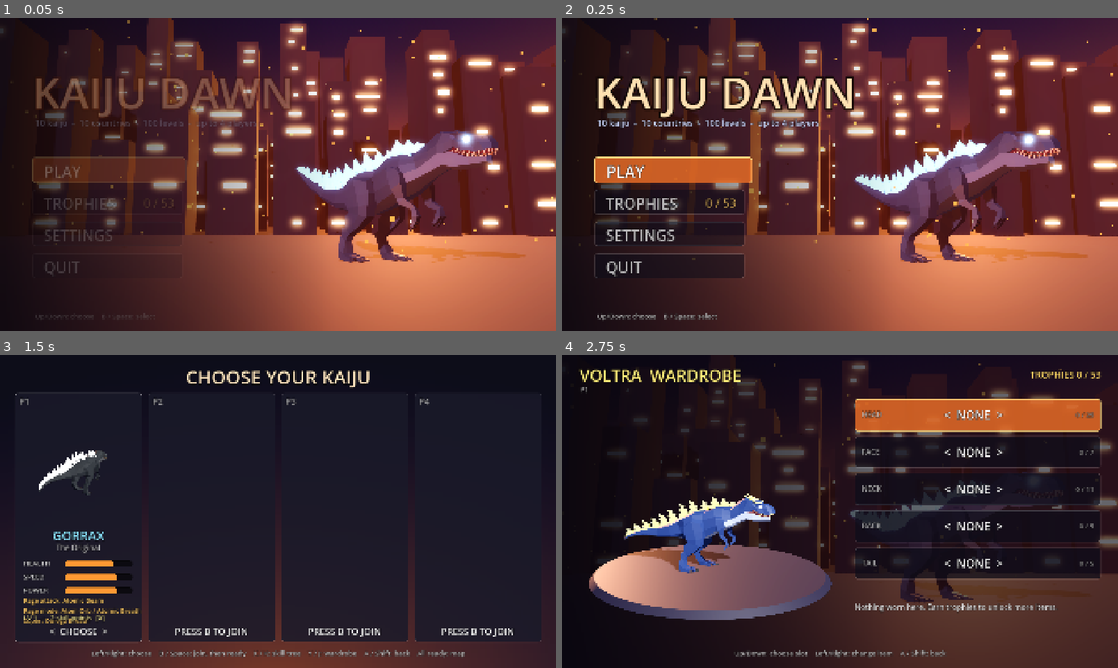
Above: before the commit, frames 1-4 (two rows, left to right).
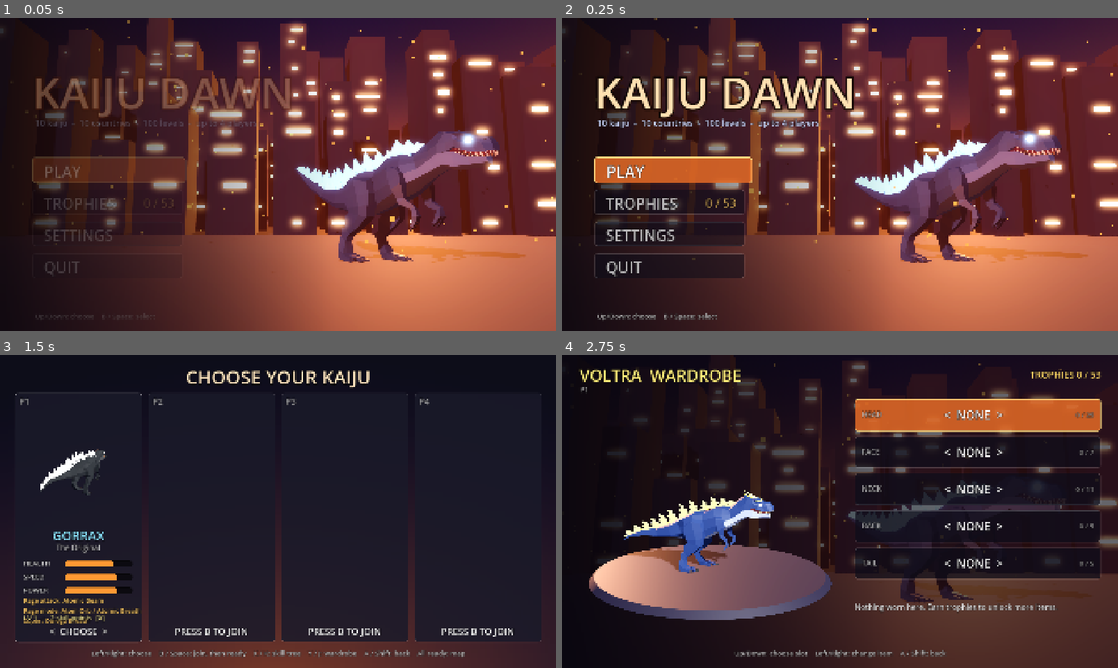
Above: after the commit, the same moments.

Repository: returnnull/MonsterWars
Game: Godot game, scene res://scenes/menu.tscn
The game is run twice, just before and just after one commit, with the same random seed, the same clock (stepped at 60 frames per second) and the same inputs.
Inputs (mouse positions are in pixels of both pictures, inside the frame that each line leads up to):
- Up to frame 1 (0.05 s): no input
- Up to frame 2 (0.25 s): no input
- Up to frame 3 (1.5 s): tap Enter at 0.5 s; move the mouse to (400, 495) at 0.52 s; hold D (p0_move_right) 0.53-1.25 s; hold Space (jump) 0.53-1.25 s; click (400, 495) at 0.67 s; tap B at 1.25 s; drag from (166, 527) to (250, 574) at 1.27 s
- Up to frame 4 (2.75 s): tap B at 2 s; move the mouse to (895, 442) at 2.02 s; hold D (p0_move_right) from 2.03 s (still down); hold J (p0_light) from 2.03 s (still down); tap Space (jump) at 2.3 s

The runs differ from the first frame. In frame 1, 0.3% of the frame differs, in the area x 54-90%, y 35-61%; in frame 2, 0.7%, in the area x 52-95%, y 35-77%; in frame 3, 0.1%; in frame 4, 0.7%.

Commit message:
Smoother, more natural hero animations
Walk and Run now share one stride and blend by speed, with playback
matched to the ground speed. Hind feet stay planted while they carry
weight (two-bone IK), and a skeleton modifier adds secondary motion:
head leads and tail trails turns, the tail swings and whips on jumps and
landings, the body leans into speeding up and braking, hits make it
flinch, and idle heroes breathe and look around. Attack restarts
crossfade. tests/anim_lab.tscn records a routine to judge it.

Co-Authored-By: Claude Opus 5.5 (1M context) <noreply@anthropic.com>
Claude-Session: https://claude.ai/code/session_01LbaBaYcJndehxcaqYpQHwY

Diff:
--- a/scripts/glb_kaiju_model.gd
+++ b/scripts/glb_kaiju_model.gd
@@ -6,10 +6,40 @@
 ## Idle, Walk, Run, Attack and Jump. Lean tilts the whole body, glow drives
 ## the emissive spikes and eye_glow the eyes. Faces +X with its origin at the
 ## feet, like KaijuModel.
+##
+## The animations are mixed by an AnimationTree that this script poses by
+## hand every frame: Walk and Run share one stride phase and blend by speed,
+## and their playback rate follows the ground speed so the feet don't slide.
+## On top of that a skeleton modifier adds secondary motion: the head leads
+## and the tail trails turns, the tail swings with the stride and whips on
+## jumps and landings, the upper body leans into speeding up and braking,
+## hits make it flinch, and when idle it breathes and looks around.
 
 ## World units per glTF unit; the T-Rex is about 15 units tall in the file.
 const MODEL_SCALE := 0.31
-const BLEND := 0.15
+## Ground speed (world units/s at size 1) the Walk and Run animations cover
+## at normal playback, from how fast a planted foot moves back. Walk blends
+## into Run between RUN_FROM and RUN_TO.
+const WALK_GROUND_SPEED := 4.5
+const RUN_GROUND_SPEED := 10.5
+const RUN_FROM := 5.0
+const RUN_TO := 8.5
+## The player's full speed; walk_amount 1 means this many units/s.
+const FULL_SPEED := 9.5
+const ATTACK_SPEED := 1.4
+## How fast (1/s) each layer fades in and out.
+const FADE := {"move": [14.0, 8.0], "jump": [30.0, 10.0], "atk": [26.0, 9.0]}
+## Springs for the secondary motion: frequency (rad/s) and damping ratio.
+const SEC_SPRINGS := {"tail_y": [7.0, 0.45], "tail_z": [8.0, 0.4], "flinch": [16.0, 0.35], "accel": [9.0, 0.7]}
+## Foot planting: a hind foot this close to the ground (world units at size
+## 1) that isn't swinging forward is held where it touched down, and the
+## leg bends to reach it, so the feet grip the ground instead of sliding.
+## It lets go when the foot lifts, or once it would be pulled too far.
+const FOOT_CONTACT := 0.14
+const FOOT_MAX_PULL := 1.3
+const LEGS := [["BackUpLeg.L", "BackLowLeg.L", "BackLowLeg.L_end"], ["BackUpLeg.R", "BackLowLeg.R", "BackLowLeg.R_end"]]
+const TAIL_BONES := ["Tail1", "Tail2", "Tail3", "Tail4", "Tail5"]
+const SPINE_BONES := ["Hips", "Torso", "Shoulders", "Neck", "Head"]
 ## Where cosmetics sit (see Cosmetics): the bone they ride on, the anchor's
 ## position in model space (rest pose, size 1.0) and its tilt about Z in
 ## degrees. The neck frame leans with the neck, so its Y runs along it.
@@ -29,13 +59,37 @@
 var _glow_base: Array[float] = []
 var _skin_mats: Array[StandardMaterial3D] = []
 var _eyes: Array[StandardMaterial3D] = []
-var _playing := ""
+var _tree: AnimationTree
+var _len := {}
 var _skel: Skeleton3D
 var _body_bone := -1
 var _body_rest := 0.0
 ## Landing: time into the Jump animation's touchdown part (< 0 when not landing).
 var _land_t := -1.0
 var _jump_t := 0.0
+var _jumping := false
+## Layer weights in the tree: move (idle -> gait), run (walk -> run),
+## jump and atk (attack over everything).
+var _wt := {"move": 0.0, "run": 0.0, "jump": 0.0, "atk": 0.0, "slot": 0.0}
+var _speed := 0.0  # smoothed ground speed, world units/s at size 1
+var _stride := 0.0  # gait phase, 0-1 per stride
+var _idle_t := 0.0
+## Two attack slots, so an attack that starts over crossfades from the old one.
+var _atk_t := [0.0, 0.0]
+var _atk_slot := 0
+var _striking := false
+## Secondary motion springs: value and velocity per channel; the tail ones
+## are chains, one entry per tail bone.
+var _sec := {}
+var _sec_v := {}
+var _bones := {}  # bone name -> index
+var _skel_basis := Basis()  # skeleton space -> model space
+var _sec_rots := {}  # bone name -> extra rotation, see _secondary()
+var _legs: Array = []  # [thigh, shin, foot end] bone indices per hind leg
+var _foot_lock: Array = [null, null]  # world spot a planted foot holds
+var _foot_off: Array = [Vector3.ZERO, Vector3.ZERO]  # world pull toward it
+var _foot_prev: Array = [Vector3.ZERO, Vector3.ZERO]  # model-space foot, last frame
+var _dt := 0.0
 
 ## Parts of the Jump animation (seconds): crouch, push off, tucked in the
 ## air at the apex, legs reaching down, and the landing crouch and recovery.
@@ -74,16 +128,28 @@
 	_inst.rotation.y = PI / 2
 	_inst.scale = Vector3.ONE * MODEL_SCALE
 	_anim = _find(_inst, "AnimationPlayer") as AnimationPlayer
-	if _anim:
-		for n in ["Idle", "Walk", "Run"]:
-			if _anim.has_animation(n):
-				_anim.get_animation(n).loop_mode = Animation.LOOP_LINEAR
 	var skel := _find(_inst, "Skeleton3D") as Skeleton3D
 	_skel = skel
 	if skel:
 		_body_bone = skel.find_bone("Body")
 		if _body_bone >= 0:
 			_body_rest = _body_y(skel.get_bone_global_rest(_body_bone).origin)
+		for b in TAIL_BONES + SPINE_BONES:
+			_bones[b] = skel.find_bone(b)
+		for leg in LEGS:
+			var ids: Array = leg.map(func(b: String) -> int: return skel.find_bone(b))
+			if not ids.has(-1):
+				_legs.append(ids)
+		var n: Node = skel
+		while n != self and n is Node3D:
+			_skel_basis = (n as Node3D).basis * _skel_basis
+			n = n.get_parent()
+		_skel_basis = _skel_basis.orthonormalized()
+		var mod := Secondary.new()
+		mod.model = self
+		skel.add_child(mod)
+	if _anim:
+		_build_tree()
 	_collect_materials(_inst)
 	# Pivots the player uses: the right hand holds weapons, the snout fires beams.
 	var hand := _attach(skel, "FrontFoot.R")
@@ -94,7 +160,8 @@
 		var s := (hand.get_parent() as Node3D).global_basis.get_scale().x
 		if s > 0.0:
 			hand.scale = Vector3.ONE * global_basis.get_scale().x / s
-	_play("Idle")
+	if _tree:
+		_tree.advance(0.0)
 
 
 ## Hangs the anchor on its bone so that, in the rest pose, it sits at the
@@ -138,67 +205,85 @@
 	var tilt := clampf(_vy * 0.012, -0.22, 0.22) if airborne else 0.0
 	_lean.rotation.z = -float(_cur["lean"]) * 0.45 + tilt
 	_inst.position.y = 0.0
-	if _anim:
+	if _tree:
 		_pick_animation(delta)
+		_sec_rots = _secondary(delta)
+		_dt = delta
 	_update_glb_glow(delta)
 
 
+## Sets the time of each animation and the weight of each layer (moving,
+## running, jumping, attacking), then poses the tree.
 func _pick_animation(delta: float) -> void:
 	var striking: bool = arm_r > 1.3 or arm_l > 1.3 or jaw > 0.5
+	var jump_t := -1.0
 	if striking:
 		_land_t = -1.0
-		if _playing != "Attack":
-			_play("Attack", 0.08)
-			_anim.speed_scale = 1.4
-		elif jaw > 0.9 and _anim.current_animation_position > _anim.current_animation_length * 0.45:
-			_anim.speed_scale = 0.0  # hold the mouth open for beams and roars
-		elif not _anim.is_playing():
-			_play("Attack", 0.0)
-		return
-	# Jumps are posed by hand from the Jump animation: crouch, push off,
-	# tuck at the top, reach down while falling, then crouch on touchdown.
-	if airborne or crouch > 0.01:
-		var t := JUMP_CROUCH * crouch
-		if airborne:
-			t = JUMP_APEX - clampf(_vy / 17.0, -1.0, 1.0) * (JUMP_APEX - JUMP_RISE)
-		_jump_t = lerpf(_jump_t, t, 1.0 - exp(-18.0 * delta)) if _playing == "Jump" else t
-		_hold_jump(_jump_t)
-		_land_t = -1.0
-		return
-	if _land_t >= 0.0:
-		_land_t += delta * 1.5
-		# Walking off cuts the recovery short.
-		if _land_t < JUMP_END and not (_walk > 0.3 and _land_t > JUMP_LAND + 0.15):
-			_hold_jump(_land_t)
-			return
-		_land_t = -1.0
-	if _walk > 0.08:
-		var fast := walk_amount * walk_speed > 0.8
-		_play("Run" if fast else "Walk")
-		_anim.speed_scale = clampf(walk_amount * walk_speed * (1.0 if fast else 1.6), 0.6, 1.8)
-	else:
-		_play("Idle")
-		_anim.speed_scale = 1.0
-
-
-func land(hard: float) -> void:
-	super.land(hard)
-	if _playing == "Jump":
-		_land_t = JUMP_LAND
-
-
-## Shows the Jump animation frozen at `t`. Its own upward root motion is
-## taken out, since the body already flies through the air.
-func _hold_jump(t: float) -> void:
-	if not _anim.has_animation("Jump"):
-		return
-	if _playing != "Jump":
-		_playing = "Jump"
-		_anim.play("Jump", 0.06)
-	_anim.speed_scale = 0.0
-	_anim.seek(t, true)
-	if _body_bone >= 0:
-		var lift := _body_y(_skel.get_bone_global_pose(_body_bone).origin) - _body_rest
+		var alen: float = _len.get("Attack", 1.0)
+		if not _striking or _atk_t[_atk_slot] >= alen:
+			# A new strike (or the old one ran out): start over in the other
+			# slot so the restart crossfades.
+			_atk_slot = 1 - _atk_slot if _wt["atk"] > 0.05 else _atk_slot
+			_atk_t[_atk_slot] = 0.0
+		elif not (jaw > 0.9 and _atk_t[_atk_slot] > alen * 0.45):  # hold the mouth open for beams and roars
+			_atk_t[_atk_slot] += delta * ATTACK_SPEED
+	elif _wt["atk"] > 0.0:
+		# Let the strike play on while it fades out.
+		_atk_t[_atk_slot] = minf(_atk_t[_atk_slot] + delta * ATTACK_SPEED, _len.get("Attack", 1.0))
+	_striking = striking
+	if not striking:
+		# Jumps are posed by hand from the Jump animation: crouch, push off,
+		# tuck at the top, reach down while falling, then crouch on touchdown.
+		if airborne or crouch > 0.01:
+			var t := JUMP_CROUCH * crouch
+			if airborne:
+				t = JUMP_APEX - clampf(_vy / 17.0, -1.0, 1.0) * (JUMP_APEX - JUMP_RISE)
+			_jump_t = lerpf(_jump_t, t, 1.0 - exp(-18.0 * delta)) if _jumping else t
+			jump_t = _jump_t
+			_land_t = -1.0
+		elif _land_t >= 0.0:
+			_land_t += delta * 1.5
+			# Walking off cuts the recovery short.
+			if _land_t < JUMP_END and not (_walk > 0.3 and _land_t > JUMP_LAND + 0.15):
+				jump_t = _land_t
+			else:
+				_land_t = -1.0
+	_jumping = jump_t >= 0.0
+	if _jumping:
+		_jump_t = jump_t
+
+	# Locomotion: the ground speed sets the walk/run mix and how fast the
+	# shared stride phase runs, so the planted feet move with the ground.
+	var target := walk_amount * walk_speed * FULL_SPEED / maxf(scale.x, 0.01)
+	_speed = lerpf(_speed, target, 1.0 - exp(-(12.0 if target > _speed else 8.0) * delta))
+	var run := smoothstep(RUN_FROM, RUN_TO, _speed)
+	var stride := lerpf(WALK_GROUND_SPEED * _len.get("Walk", 1.0), RUN_GROUND_SPEED * _len.get("Run", 1.0), run)
+	var move := clampf(target / 1.5, 0.0, 1.0)
+	# Keep stepping while the gait fades out, so it settles instead of freezing mid-stride.
+	_stride = fposmod(_stride + delta * maxf(_speed, 2.5 * _wt["move"]) / stride, 1.0)
+	_idle_t += delta
+	_fade("move", move, delta)
+	_wt["run"] = run
+	_fade("jump", 1.0 if _jumping else 0.0, delta)
+	_fade("atk", 1.0 if striking else 0.0, delta)
+	_wt["slot"] = move_toward(_wt["slot"], float(_atk_slot), delta / 0.08)
+
+	_tree.set("parameters/move/blend_amount", _wt["move"])
+	_tree.set("parameters/run/blend_amount", _wt["run"])
+	_tree.set("parameters/jump/blend_amount", _wt["jump"])
+	_tree.set("parameters/atk/blend_amount", _wt["atk"])
+	_tree.set("parameters/slot/blend_amount", _wt["slot"])
+	_seek("Idle", fposmod(_idle_t, _len.get("Idle", 1.0)))
+	_seek("Walk", _stride * _len.get("Walk", 1.0))
+	_seek("Run", _stride * _len.get("Run", 1.0))
+	_seek("Jump", _jump_t)
+	_seek("Attack", _atk_t[0])
+	_seek("Attack2", _atk_t[1])
+	_tree.advance(0.0)
+	if _wt["jump"] > 0.01 and _body_bone >= 0:
+		# The Jump animation's own upward motion is taken out, since the
+		# body already flies through the air.
+		var lift: float = _body_y(_skel.get_bone_global_pose(_body_bone).origin) - _body_rest
 		_inst.position.y = -maxf(lift, 0.0)
 
 
@@ -207,13 +292,147 @@
 	return _lean.to_local(_skel.to_global(p)).y
 
 
-func _play(n: String, blend: float = BLEND) -> void:
-	if not _anim.has_animation(n):
+func _fade(layer: String, target: float, delta: float) -> void:
+	var rates: Array = FADE[layer]
+	var rate: float = rates[0] if target > _wt[layer] else rates[1]
+	_wt[layer] = lerpf(_wt[layer], target, 1.0 - exp(-rate * delta))
+	if absf(_wt[layer] - target) < 0.002:
+		_wt[layer] = target
+
+
+func _seek(n: String, t: float) -> void:
+	_tree.set("parameters/t_%s/seek_request" % n, maxf(t, 0.0))
+
+
+func land(hard: float) -> void:
+	super.land(hard)
+	if _jumping:
+		_land_t = JUMP_LAND
+	_kick("tail_z", 0.9 + hard * 0.8)
+
+
+func flash() -> void:
+	super.flash()
+	_kick("flinch", 7.0)
+
+
+## Builds the tree: Idle, Walk, Run, Jump and two Attack slots, each behind a
+## TimeSeek so _pick_animation sets their times, mixed by Blend2 layers.
+func _build_tree() -> void:
+	var lib := _anim.get_animation_library("")
+	if lib == null:
 		return
-	if _playing == n and _anim.is_playing():
-		return
-	_playing = n
-	_anim.play(n, blend)
+	var bt := AnimationNodeBlendTree.new()
+	var clips := {"Idle": "Idle", "Walk": "Walk", "Run": "Run", "Jump": "Jump", "Attack": "Attack", "Attack2": "Attack"}
+	for n in clips:
+		if not lib.has_animation(clips[n]):
+			return
+		_len[n] = lib.get_animation(clips[n]).length
+		var a := AnimationNodeAnimation.new()
+		a.animation = clips[n]
+		bt.add_node(n, a)
+		var ts := AnimationNodeTimeSeek.new()
+		ts.explicit_elapse = false
+		bt.add_node("t_" + n, ts)
+		bt.connect_node("t_" + n, 0, n)
+	for layer in [["run", "t_Walk", "t_Run"], ["move", "t_Idle", "run"], ["jump", "move", "t_Jump"],
+			["slot", "t_Attack", "t_Attack2"], ["atk", "jump", "slot"]]:
+		bt.add_node(layer[0], AnimationNodeBlend2.new())
+		bt.connect_node(layer[0], 0, layer[1])
+		bt.connect_node(layer[0], 1, layer[2])
+	bt.connect_node("output", 0, "atk")
+	_tree = AnimationTree.new()
+	_tree.callback_mode_process = AnimationMixer.ANIMATION_CALLBACK_MODE_PROCESS_MANUAL
+	_tree.add_animation_library("", lib)
+	_tree.tree_root = bt
+	# Same parent as the player, so the tracks' paths resolve the same way.
+	_anim.get_parent().add_child(_tree)
+	_anim.stop()
+	_anim.active = false
+
+
+## Secondary motion, worked out after the tree has posed the skeleton:
+## advances the springs and returns, per bone, an extra rotation as a
+## model-space rotation vector (axis * angle). See Secondary.
+func _secondary(delta: float) -> Dictionary:
+	var out := {}
+	if _bones.is_empty():
+		return out
+	var idle: float = (1.0 - _wt["move"]) * (1.0 - _wt["atk"]) * (1.0 - _wt["jump"])
+	var mv: float = _wt["move"] * (1.0 - _wt["jump"])
+	var turn: float = _cur["turn"]
+	# Tail: a chain of springs, each chasing the one before, so motion
+	# travels down it. Sideways it trails turns and swings with the stride;
+	# up and down it lags the body's vertical motion.
+	var swing: float = sin(_stride * TAU - 0.6) * 0.05 * mv + sin(_t * 1.1) * 0.03 * idle
+	_chain("tail_y", -turn * 0.16 + swing, delta)
+	_chain("tail_z", clampf(_vy * 0.012, -0.3, 0.3) if airborne else 0.0, delta)
+	_spring("flinch", 0.0, delta)
+	# Leaning into speeding up and back when braking.
+	_spring("accel", clampf((walk_amount * walk_speed * FULL_SPEED / maxf(scale.x, 0.01) - _speed) * 0.03, -0.18, 0.14), delta)
+	var ty: Array = _sec["tail_y"]
+	var tz: Array = _sec["tail_z"]
+	var fl: float = _sec["flinch"]
+	for i in TAIL_BONES.size():
+		var k := 0.6 + 0.4 * i / (TAIL_BONES.size() - 1.0)
+		out[TAIL_BONES[i]] = Vector3(0, ty[i] * k, 0) + Vector3(0, 0, (tz[i] - fl * 0.25) * k)
+	# Spine: the head leads turns, the upper body leans with acceleration,
+	# a hit throws it back, and when idle it breathes and looks around.
+	var look: float = (sin(_t * 0.37) * 0.6 + sin(_t * 0.91 + 1.3) * 0.4) * 0.16 * idle
+	var nod: float = (sin(_t * 0.53 + 0.4) * 0.5 + 0.5) * 0.06 * idle
+	var breathe: float = sin(_t * 1.9) * 0.025 * idle
+	var acc: float = _sec["accel"]
+	var share := [0.25, 0.2, 0.15, 0.2, 0.2]
+	for i in SPINE_BONES.size():
+		var yaw: float = turn * 0.13 * share[i] * 5.0 * (0.4 + 0.6 * i / 4.0) + look * (0.0 if i < 3 else 0.5)
+		var pitch: float = -acc * share[i] + fl * 0.05 * share[i] * 5.0 + breathe * (1.0 if i < 3 else -0.5) \
+			- nod * (1.0 if i == 4 else 0.0) + (tz[0] * 0.25 if i >= 3 else 0.0)
+		out[SPINE_BONES[i]] = Vector3(0, yaw, pitch)
+	return out
+
+
+func _spring(key: String, target: float, delta: float) -> void:
+	var sp: Array = SEC_SPRINGS[key]
+	var x: float = _sec.get(key, 0.0)
+	var v: float = _sec_v.get(key, 0.0)
+	var steps := clampi(ceili(delta * 120.0), 1, 8)
+	var dt := delta / steps
+	for _i in steps:
+		v += (sp[0] * sp[0] * (target - x) - 2.0 * sp[1] * sp[0] * v) * dt
+		x += v * dt
+	_sec[key] = x
+	_sec_v[key] = v
+
+
+func _chain(key: String, target: float, delta: float) -> void:
+	var sp: Array = SEC_SPRINGS[key]
+	if not _sec.has(key):
+		_sec[key] = [0.0, 0.0, 0.0, 0.0, 0.0]
+		_sec_v[key] = [0.0, 0.0, 0.0, 0.0, 0.0]
+	var xs: Array = _sec[key]
+	var vs: Array = _sec_v[key]
+	var steps := clampi(ceili(delta * 120.0), 1, 8)
+	var dt := delta / steps
+	for _i in steps:
+		var goal := target
+		for j in xs.size():
+			var f: float = sp[0] * (1.0 - 0.1 * j)
+			vs[j] += (f * f * (goal - xs[j]) - 2.0 * sp[1] * f * vs[j]) * dt
+			xs[j] += vs[j] * dt
+			goal = xs[j]
+
+
+## Kicks a spring (or the first link of a chain) with velocity v.
+func _kick(key: String, v: float) -> void:
+	if not _sec_v.has(key):
+		if SEC_SPRINGS.has(key) and key.begins_with("tail"):
+			_chain(key, 0.0, 0.0)
+		else:
+			_sec_v[key] = 0.0
+	if _sec_v[key] is Array:
+		_sec_v[key][0] += v
+	else:
+		_sec_v[key] += v
 
 
 func _update_glb_glow(delta: float) -> void:
@@ -272,3 +491,83 @@
 		if r:
 			return r
 	return null
+
+
+## Holds planted hind feet in place (see FOOT_CONTACT). Runs in the skeleton
+## modifier, after the animation and the spine and tail motion.
+func _plant_feet(sk: Skeleton3D) -> void:
+	var w: float = 0.0 if airborne else _wt["move"] * (1.0 - _wt["jump"]) * (1.0 - _wt["atk"])
+	var xf := sk.global_transform
+	var size := global_basis.get_scale().y
+	for i in _legs.size():
+		var ids: Array = _legs[i]
+		var e: Vector3 = xf * sk.get_bone_global_pose(ids[2]).origin
+		var local := to_local(e)
+		var swing: float = (local.x - _foot_prev[i].x) / maxf(_dt, 0.001)
+		_foot_prev[i] = local
+		var down := e.y - global_position.y < FOOT_CONTACT * size
+		if w > 0.3 and down and (_foot_lock[i] != null or swing < 3.0 * size):
+			if _foot_lock[i] == null:
+				_foot_lock[i] = e
+			var off: Vector3 = _foot_lock[i] - e
+			off.y = 0.0
+			if off.length() > FOOT_MAX_PULL * size:
+				# Stride too long to hold: let the foot slip along.
+				off = off.limit_length(FOOT_MAX_PULL * size)
+				_foot_lock[i] = e + off
+			_foot_off[i] = off
+		else:
+			_foot_lock[i] = null
+			_foot_off[i] = (_foot_off[i] as Vector3).lerp(Vector3.ZERO, 1.0 - exp(-14.0 * _dt))
+		var pull: Vector3 = _foot_off[i] * minf(w * 1.5, 1.0)
+		if pull.length_squared() > 1e-6:
+			_reach(sk, ids, xf.affine_inverse() * (e + pull))
+
+
+## Two-bone IK: bends the knee so thigh and shin span the distance to
+## `target` (skeleton space), then swings the thigh to point the foot at it.
+func _reach(sk: Skeleton3D, ids: Array, target: Vector3) -> void:
+	var gt := sk.get_bone_global_pose(ids[0])
+	var gk := sk.get_bone_global_pose(ids[1])
+	var h := gt.origin
+	var k := gk.origin
+	var e := sk.get_bone_global_pose(ids[2]).origin
+	var a := h.distance_to(k)
+	var b := k.distance_to(e)
+	var n := (h - k).cross(e - k)
+	if a < 1e-4 or b < 1e-4 or n.length_squared() < 1e-10:
+		return
+	var c := clampf(h.distance_to(target), absf(a - b) + 0.01, a + b - 0.01)
+	var bend := Basis(n.normalized(), acos(clampf((a * a + b * b - c * c) / (2.0 * a * b), -1.0, 1.0)) - (h - k).angle_to(e - k))
+	var swing := Basis(Quaternion((k + bend * (e - k) - h).normalized(), (target - h).normalized()))
+	gt.basis = swing * gt.basis
+	gk.basis = swing * bend * gk.basis
+	gk.origin = h + swing * (k - h)
+	sk.set_bone_global_pose(ids[0], gt)
+	sk.set_bone_global_pose(ids[1], gk)
+
+
+## Adds GlbKaijuModel's secondary motion on top of the animated pose. Each
+## bone turns about model-space axes through its own origin, so a rotation
+## on a spine or tail bone bends everything after it.
+class Secondary extends SkeletonModifier3D:
+	var model: GlbKaijuModel
+
+	func _process_modification() -> void:
+		var sk := get_skeleton()
+		if sk == null or model == null:
+			return
+		var rots := model._sec_rots
+		var to_skel := model._skel_basis.inverse()
+		for b in rots:
+			var idx: int = model._bones.get(b, -1)
+			var r: Vector3 = rots[b]
+			if idx < 0 or r.length_squared() < 1e-8:
+				continue
+			var parent := sk.get_bone_parent(idx)
+			var pq := sk.get_bone_global_pose(parent).basis.get_rotation_quaternion() if parent >= 0 else Quaternion()
+			# Model-space rotation vector -> skeleton space -> the parent bone's space.
+			var axis := pq.inverse() * (to_skel * r)
+			var ang := axis.length()
+			sk.set_bone_pose_rotation(idx, Quaternion(axis / ang, ang) * sk.get_bone_pose_rotation(idx))
+		model._plant_feet(sk)
--- /dev/null
+++ b/tests/anim_lab.gd
@@ -0,0 +1,150 @@
+extends Node3D
+## Dev helper: plays a hero through a fixed routine (idle, slow walk, run,
+## stop, turn, jump, attacks) the way the player drives it, to judge the
+## animation. Record it with Godot's movie writer:
+##   xvfb-run godot --path . --write-movie /tmp/lab.avi --fixed-fps 30 res://tests/anim_lab.tscn
+## ANIM_HERO picks the hero (default 0).
+
+const SPEED := 9.5
+const GRAVITY := 38.0
+## [start time, walk amount, facing, action]
+const SCRIPT := [
+	[0.0, 0.0, 1, ""], [1.4, 0.35, 1, ""], [2.8, 0.68, 1, ""], [4.2, 1.0, 1, ""], [5.8, 0.0, 1, ""],
+	[6.8, 1.0, 1, ""], [7.6, 1.0, -1, ""], [8.8, 0.0, -1, ""], [9.6, 0.0, -1, "jump"], [11.0, 1.0, -1, "jump"],
+	[12.4, 0.0, -1, "attack"], [13.4, 0.0, -1, "attack"], [13.9, 0.0, -1, "attack"], [15.0, 1.0, 1, "hit"],
+	[16.0, 0.0, 1, ""], [17.0, 0.0, 1, "end"],
+]
+
+var model: KaijuModel
+var body := Node3D.new()
+var cam := Camera3D.new()
+var t := 0.0
+var _step := -1
+var _vy := 0.0
+var _squat := 0.0
+var _atk := 0.0
+var _yaw := 0.0
+var _facing := 1.0
+var _walk := 0.0
+## ANIM_LAB_SLIDE=1 prints, per step of the routine, how fast planted feet
+## slide over the ground (0 is perfect).
+var _slide := {}
+var _feet := {}
+var _skel: Skeleton3D
+var _att := {}
+
+
+func _ready() -> void:
+	Game.set_meta("no_save", true)
+	var env := WorldEnvironment.new()
+	env.environment = Environment.new()
+	env.environment.background_mode = Environment.BG_COLOR
+	env.environment.background_color = Color(0.55, 0.62, 0.7)
+	env.environment.ambient_light_color = Color(0.7, 0.72, 0.8)
+	env.environment.ambient_light_energy = 0.6
+	env.environment.tonemap_mode = Environment.TONE_MAPPER_FILMIC
+	add_child(env)
+	var sun := DirectionalLight3D.new()
+	sun.rotation = Vector3(-0.9, 0.5, 0)
+	sun.light_energy = 1.3
+	sun.shadow_enabled = true
+	add_child(sun)
+	var ground := MeshInstance3D.new()
+	var pm := PlaneMesh.new()
+	pm.size = Vector2(600, 60)
+	ground.mesh = pm
+	var gm := StandardMaterial3D.new()
+	gm.albedo_color = Color(0.45, 0.47, 0.42)
+	ground.material_override = gm
+	add_child(ground)
+	# Stripes every two units show whether the feet slide.
+	var sm := StandardMaterial3D.new()
+	sm.albedo_color = Color(0.25, 0.26, 0.23)
+	for i in 300:
+		var s := MeshInstance3D.new()
+		var bm := BoxMesh.new()
+		bm.size = Vector3(0.25, 0.02, 16)
+		s.mesh = bm
+		s.material_override = sm
+		s.position = Vector3(-300 + i * 2.0, 0.01, 0)
+		add_child(s)
+	add_child(body)
+	var h := Content.hero(int(OS.get_environment("ANIM_HERO")) if OS.get_environment("ANIM_HERO") != "" else 0)
+	model = GlbKaijuModel.for_hero(h, body)
+	model.scale = Vector3.ONE * float(h["size"])
+	_skel = model.find_children("*", "Skeleton3D", true, false)[0] if model.find_children("*", "Skeleton3D", true, false).size() > 0 else null
+	cam.fov = 40.0
+	add_child(cam)
+
+
+func _process(delta: float) -> void:
+	t += delta
+	while _step + 1 < SCRIPT.size() and t >= SCRIPT[_step + 1][0]:
+		_step += 1
+		var a: String = SCRIPT[_step][3]
+		if a == "end":
+			if OS.get_environment("ANIM_LAB_SLIDE") == "1":
+				for k in _slide:
+					print("step %s: planted feet slide %.2f u/s" % [k, _slide[k][0] / maxf(_slide[k][1], 1.0)])
+			get_tree().quit()
+			return
+		if a == "jump":
+			_squat = 0.1
+		elif a == "attack":
+			_atk = 0.35
+		elif a == "hit":
+			model.flash()
+	var cur: Array = SCRIPT[maxi(_step, 0)]
+	_walk = cur[1]
+	_facing = cur[2]
+	if _squat > 0.0:
+		_squat -= delta
+		if _squat <= 0.0:
+			_vy = 17.0
+	var airborne := body.position.y > 0.0 or _vy > 0.0
+	if airborne:
+		_vy -= GRAVITY * delta
+		body.position.y += _vy * delta
+		if body.position.y <= 0.0:
+			body.position.y = 0.0
+			model.land(clampf(-_vy / 25.0, 0.0, 1.6))
+			_vy = 0.0
+			airborne = false
+	var spd := _walk * SPEED
+	body.position.x += spd * _facing * delta
+	model.walk_amount = _walk if not airborne and _atk <= 0.0 else 0.0
+	model.airborne = airborne
+	model.crouch = 1.0 - _squat / 0.1 if _squat > 0.0 else 0.0
+	model.arm_r = 1.6 if _atk > 0.0 else 0.25
+	_atk = maxf(_atk - delta, 0.0)
+	_yaw = lerpf(_yaw, 0.0 if _facing > 0.0 else -PI, 1.0 - exp(-14.0 * delta))
+	model.rotation.y = _yaw
+	_measure(delta)
+	var focus := body.position + Vector3(0, 3.5, 0)
+	cam.position = Vector3(focus.x + 2.0, 5.0, 15.0)
+	cam.look_at(Vector3(focus.x, 2.6, 0))
+	if OS.get_environment("ANIM_LAB_TOP") == "1":
+		cam.position = Vector3(focus.x, 22.0, 0.01)
+		cam.look_at(Vector3(focus.x, 0, 0))
+
+
+func _measure(delta: float) -> void:
+	if _skel == null or delta <= 0.0:
+		return
+	# Feet near the ground carry the weight; they should stay put. Bone
+	# attachments follow the final pose, foot planting included.
+	for bn in ["BackLowLeg.L_end", "BackLowLeg.R_end"]:
+		if not _att.has(bn):
+			var ba := BoneAttachment3D.new()
+			ba.bone_name = bn
+			_skel.add_child(ba)
+			_att[bn] = ba
+			continue
+		var p: Vector3 = _att[bn].global_position
+		if _feet.has(bn) and p.y < 0.13 and body.position.y <= 0.0:
+			var key := "%d (walk %.2f)" % [_step, _walk]
+			var acc: Array = _slide.get(key, [0.0, 0.0])
+			acc[0] += absf(p.x - _feet[bn].x) / delta
+			acc[1] += 1.0
+			_slide[key] = acc
+		_feet[bn] = p
--- /dev/null
+++ b/tests/anim_lab.tscn
@@ -0,0 +1,6 @@
+[gd_scene load_steps=2 format=3]
+
+[ext_resource type="Script" path="res://tests/anim_lab.gd" id="1"]
+
+[node name="AnimLab" type="Node3D"]
+script = ExtResource("1")
